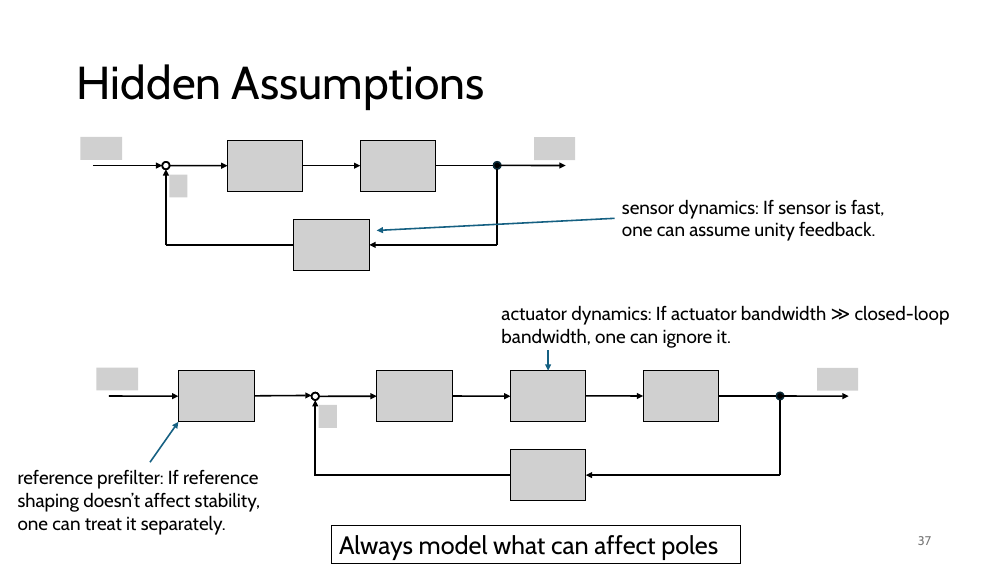
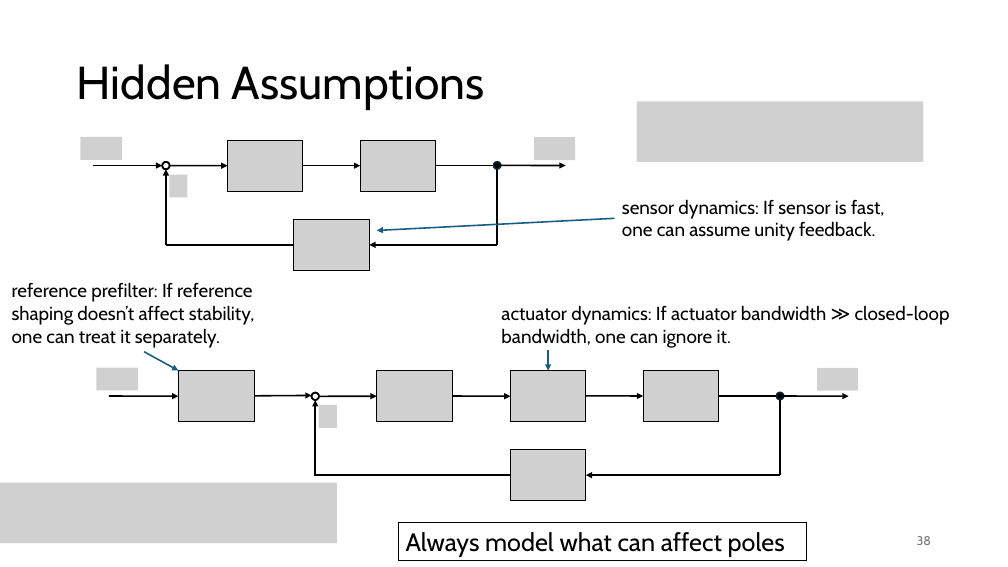
Before and after one commit to FelixWick/control_engineering, a slide deck: slide 38 of slides/3_Laplace.pptx (slide 37 before the commit). Drawn at 1008x567 pixels with LibreOffice and Linux fonts; fonts in the diff are those of the drawing; grey boxes stand for pictures. Boxes give left, top, right and bottom in pixels: in the first picture for what was removed or moved away, otherwise in the second. Text is boxed around its words. In the diff, an @@ line names an element or a change of style, - is before the commit and + after.

```diff
--- a/slides/3_Laplace.pptx
+++ b/slides/3_Laplace.pptx
@@ picture added at box(637, 101, 924, 162) @@
@@ text "reference prefilter: If reference shaping ...": place and size @@
-text "reference prefilter: If reference shaping ..." at box(18, 469, 261, 535)
+text "reference prefilter: If reference shaping ..." at box(12, 282, 255, 348)
@@ arrow moved from (150, 462) - (178, 422) to (144, 352) - (178, 371) @@
@@ picture added at box(0, 482, 337, 543) @@
@@ rectangle "Always model what can affect ...": place and size @@
-rectangle "Always model what can affect ..." at box(332, 526, 741, 563)
+rectangle "Always model what can affect ..." at box(399, 523, 808, 560)
@@ page number at box(917, 536, 932, 545): text changed @@
-37
+38
```
Also in this commit, not shown: 1 other slide changed, 2 slides added.
